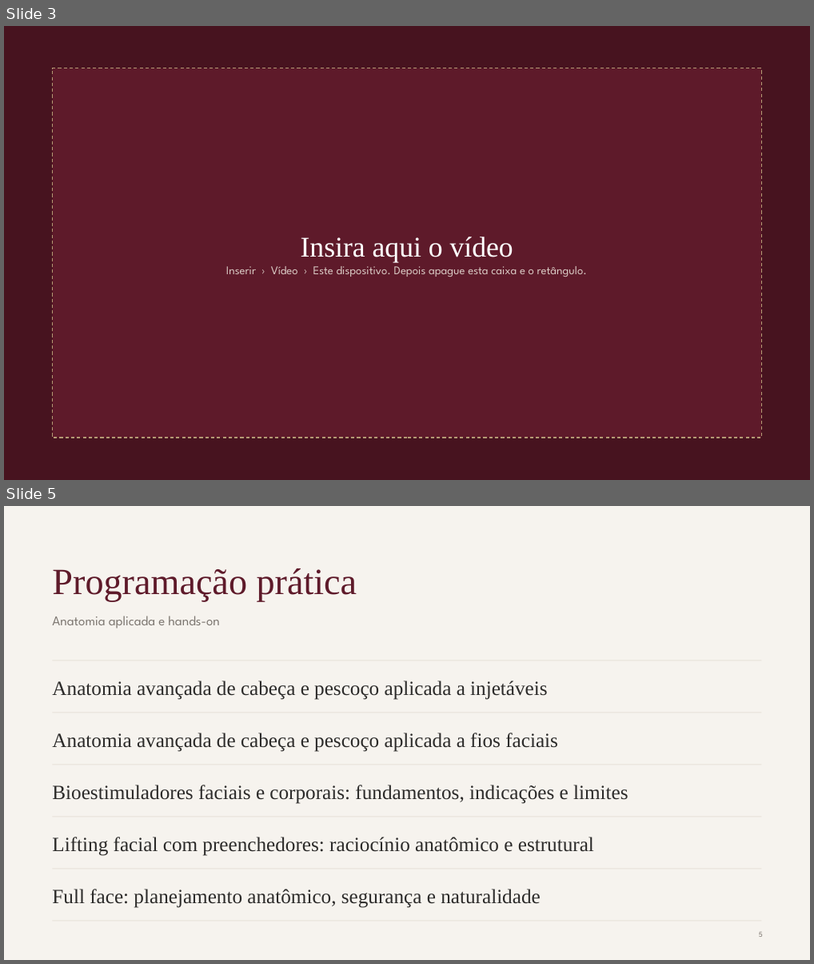
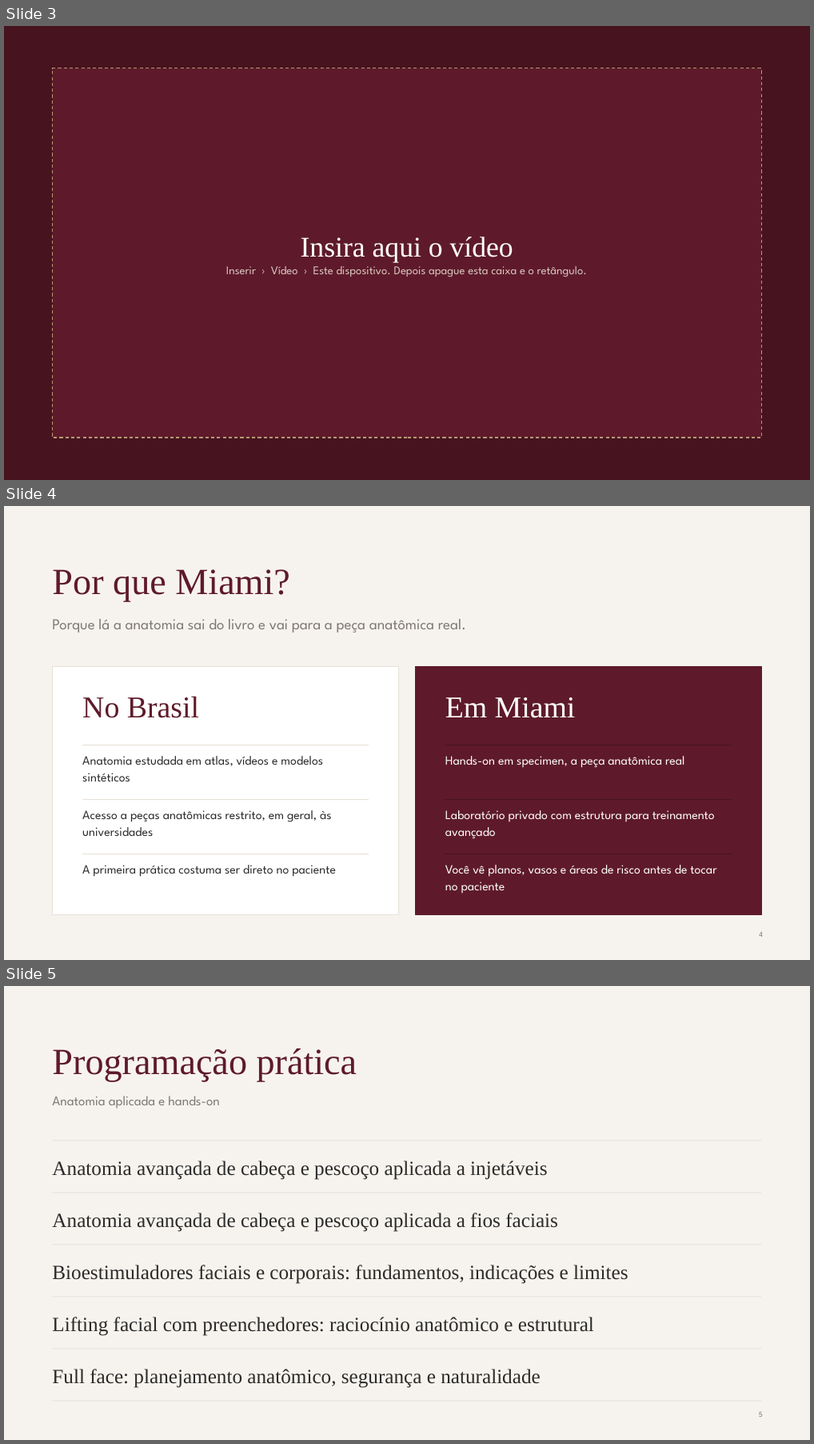
Before and after one commit to humbertovecchi/vecchi, a slide deck: entregas/Formacao-Internacional-Etapa-Miami.pptx. Shown one above the other, each under a label of ours: slides 3 and 5 before the commit, slides 3, 4 and 5 after it; the slides between them are not shown. The pictures are 814x964 and 814x1444 pixels, drawn with LibreOffice and Linux fonts; fonts in the diff are those of the drawing. Boxes give left, top, right and bottom in pixels: in the first picture for what was removed or moved away, otherwise in the second. Text is boxed around its words. In the diff, an @@ line names an element or a change of style, - is before the commit and + after.

```diff
--- a/entregas/Formacao-Internacional-Etapa-Miami.pptx
+++ b/entregas/Formacao-Internacional-Etapa-Miami.pptx
@@ slide 4 added at box(4, 506, 810, 960), background #F6F3EE @@
@@ title added at box(52, 569, 290, 601), 44 pt, text #5E1A2A @@
+Por que Miami?
@@ text added at box(52, 619, 466, 632), 18 pt, text #7D7771 @@
+Porque lá a anatomia sai do livro e vai para a peça anatômica real.
@@ rectangle added at box(52, 666, 399, 914), fill #FFFFFF, outline #E7E1D8 1 pt @@
@@ rectangle added at box(415, 666, 762, 914), fill #5E1A2A, outline #5E1A2A 1 pt @@
@@ text added at box(82, 696, 199, 718), 36 pt, text #5E1A2A @@
+No Brasil
@@ text added at box(446, 697, 576, 718), 36 pt, text #FFFFFF @@
+Em Miami
@@ line added from (82, 745) to (369, 745), #E7E1D8 1 pt @@
@@ line added from (446, 745) to (732, 745), #47131F 1 pt @@
@@ text added at box(82, 756, 323, 781), 15 pt, text #2B2A29 @@
+Anatomia estudada em atlas, vídeos e modelos sintéticos
@@ text added at box(446, 756, 685, 768), 15 pt, text #FFFFFF @@
+Hands-on em specimen, a peça anatômica real
@@ line added from (82, 800) to (369, 800), #E7E1D8 1 pt @@
@@ text added at box(82, 810, 332, 836), 15 pt, text #2B2A29 @@
+Acesso a peças anatômicas restrito, em geral, às universidades
@@ line added from (446, 800) to (732, 800), #47131F 1 pt @@
@@ text added at box(446, 810, 715, 839), 15 pt, text #FFFFFF @@
+Laboratório privado com estrutura para treinamento avançado
@@ line added from (82, 854) to (369, 854), #E7E1D8 1 pt @@
@@ text added at box(82, 864, 336, 876), 15 pt, text #2B2A29 @@
+A primeira prática costuma ser direto no paciente
@@ line added from (446, 854) to (732, 854), #47131F 1 pt @@
@@ text added at box(446, 864, 717, 892), 15 pt, text #FFFFFF @@
+Você vê planos, vasos e áreas de risco antes de tocar no paciente
@@ page number added at box(759, 932, 763, 936), 9 pt, text #7D7771 @@
+4
```
Also in this commit, not shown: 1 slide removed, 2 other files.
